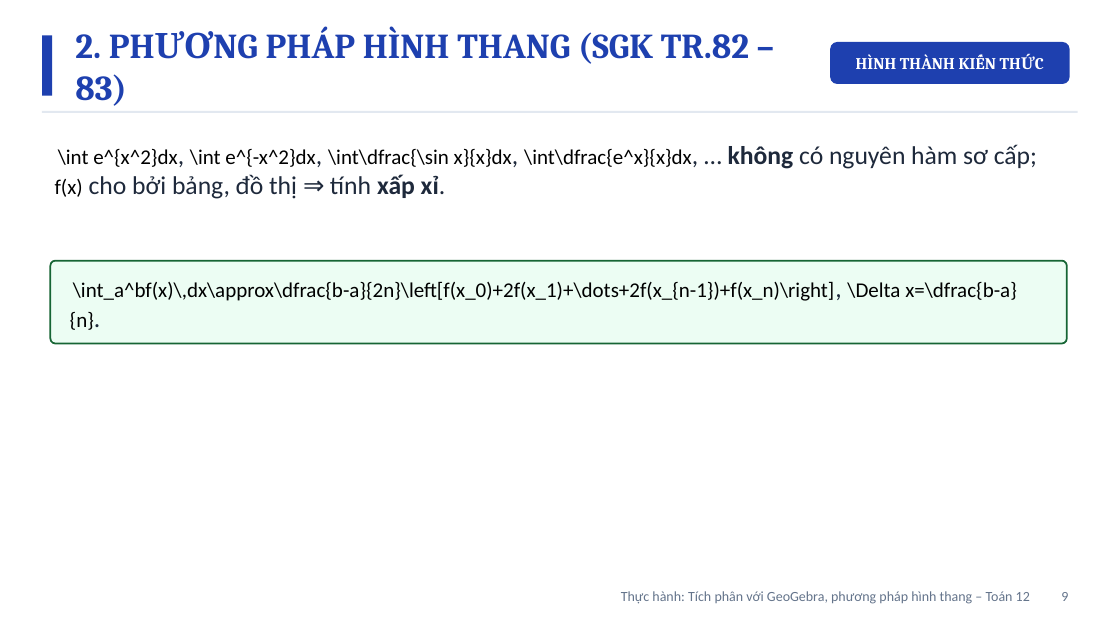
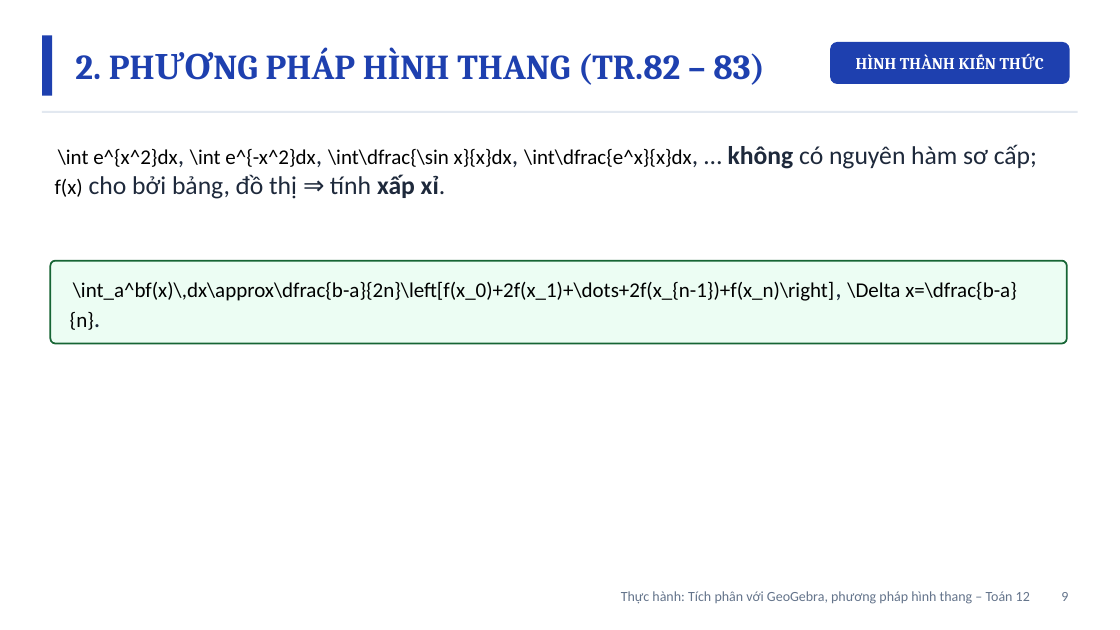
Before and after one commit to Trangtu66/Taode_thi_online, a slide deck: slide 9 of mon/toan/bai_giang_dien_tu/lop12/BaiGiangDienTu_TOAN12_TNGeoGebra_TichPhan_HinhThang_T104.pptx. Drawn at 1120x630 pixels with LibreOffice and Linux fonts; fonts in the diff are those of the drawing. Boxes give left, top, right and bottom in pixels: in the first picture for what was removed or moved away, otherwise in the second. Text is boxed around its words. In the diff, an @@ line names an element or a change of style, - is before the commit and + after.

```diff
--- a/mon/toan/bai_giang_dien_tu/lop12/BaiGiangDienTu_TOAN12_TNGeoGebra_TichPhan_HinhThang_T104.pptx
+++ b/mon/toan/bai_giang_dien_tu/lop12/BaiGiangDienTu_TOAN12_TNGeoGebra_TichPhan_HinhThang_T104.pptx
@@ text at (x1=75, y1=47, x2=764, y2=85): text changed @@
-2. PHƯƠNG PHÁP HÌNH THANG (SGK TR.82 – 83)
+2. PHƯƠNG PHÁP HÌNH THANG (TR.82 – 83)
```
Also in this commit, not shown: 1 other slide changed, 17 other files.
